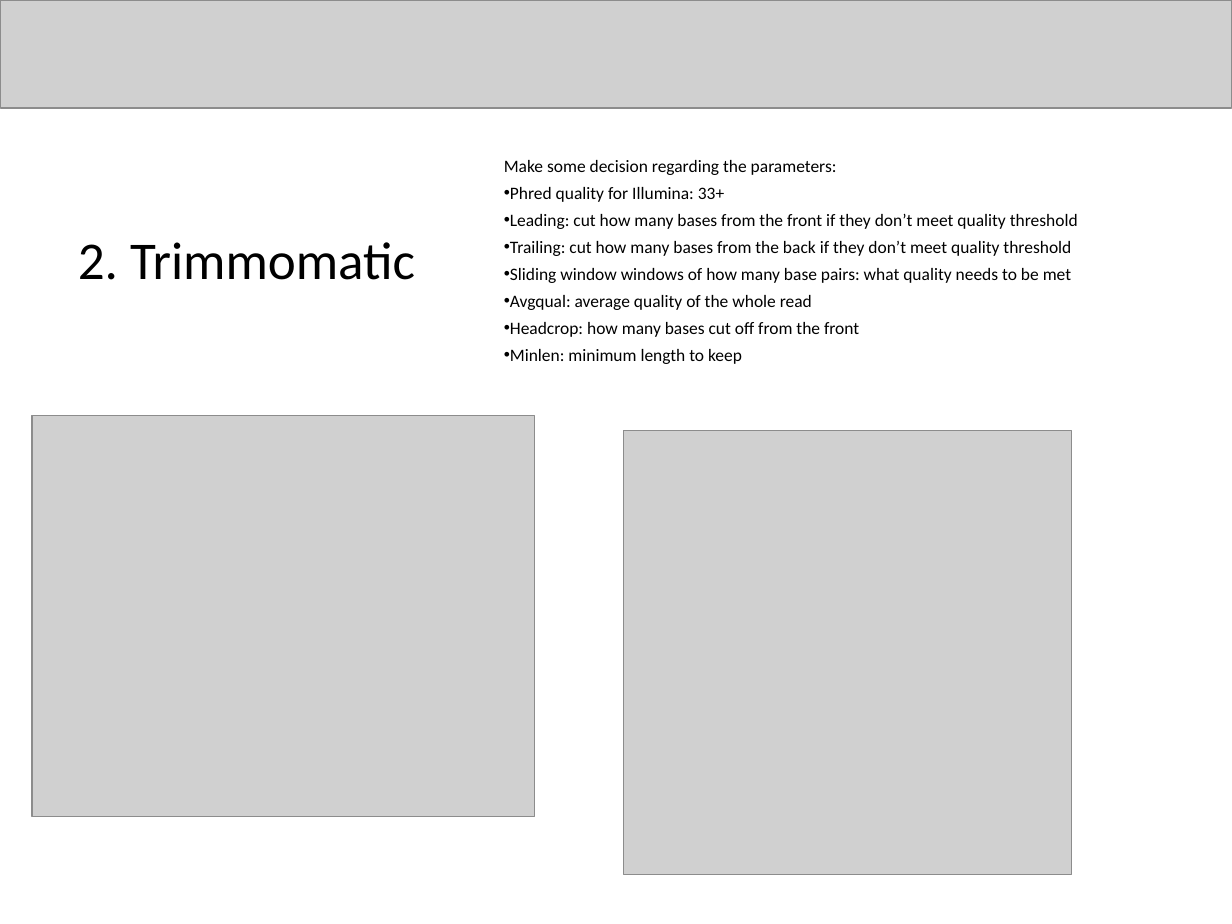
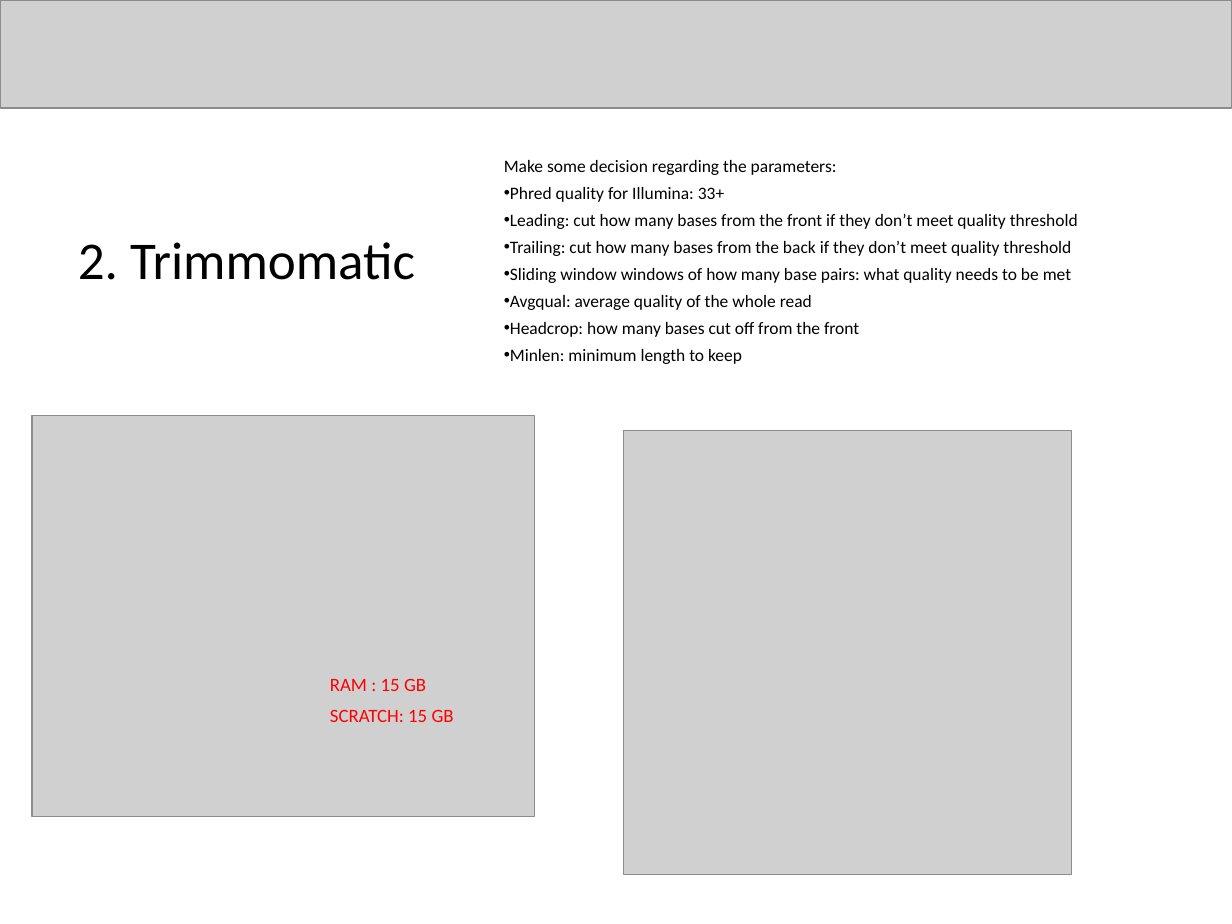
Before and after one commit to zajacn/metagenomics_course_FGCZ, a slide deck: slide 7 of instructions/FastQC.pptx. Drawn at 1232x924 pixels with LibreOffice and Linux fonts; fonts in the diff are those of the drawing; grey boxes stand for pictures. Boxes give left, top, right and bottom in pixels: in the first picture for what was removed or moved away, otherwise in the second. Text is boxed around its words. In the diff, an @@ line names an element or a change of style, - is before the commit and + after.

Commit message:
Lecture updates

```diff
--- a/instructions/FastQC.pptx
+++ b/instructions/FastQC.pptx
@@ text added at [330,679,454,722], 11 pt, text #FF0000 @@
+RAM : 15 GB
+SCRATCH: 15 GB
```
Also in this commit, not shown: 1 other slide changed, 4 other files.
